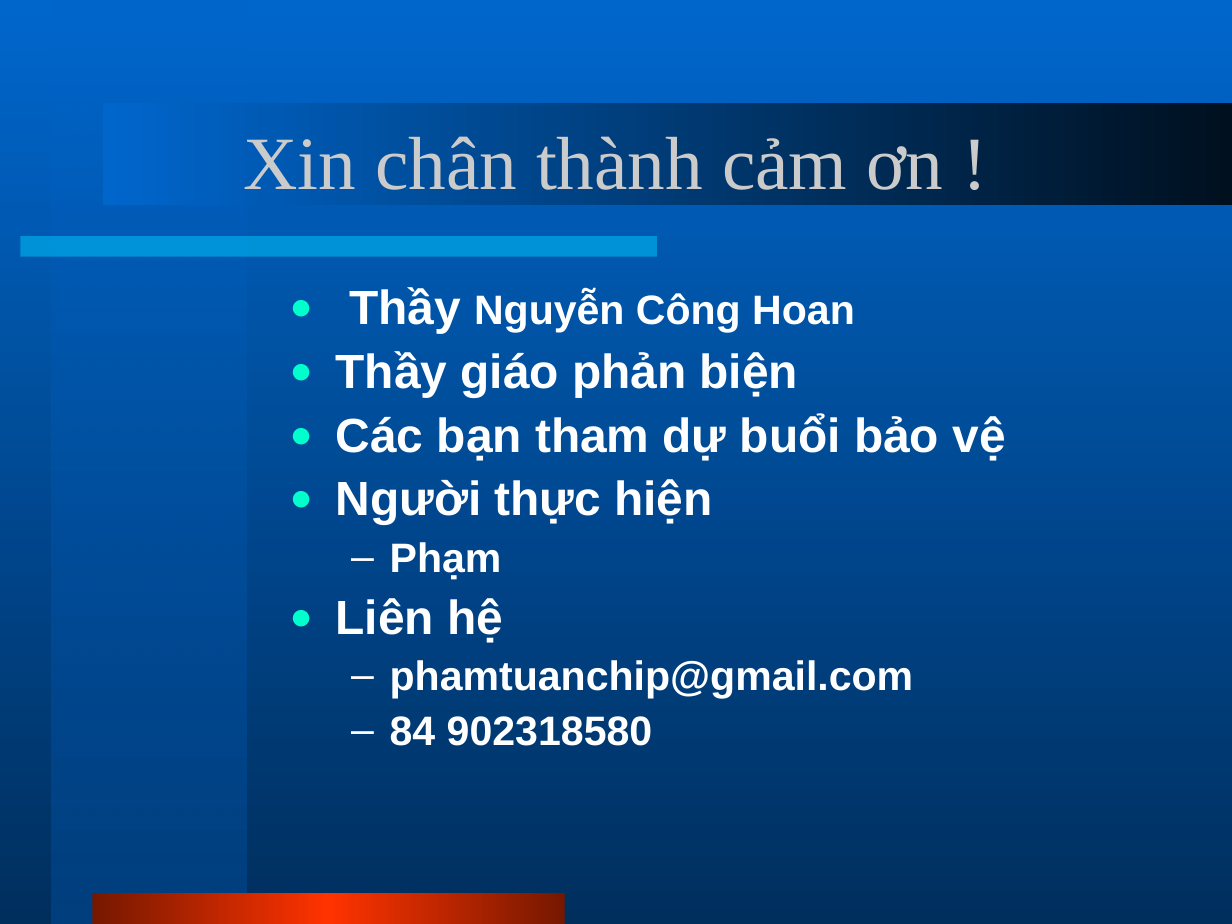
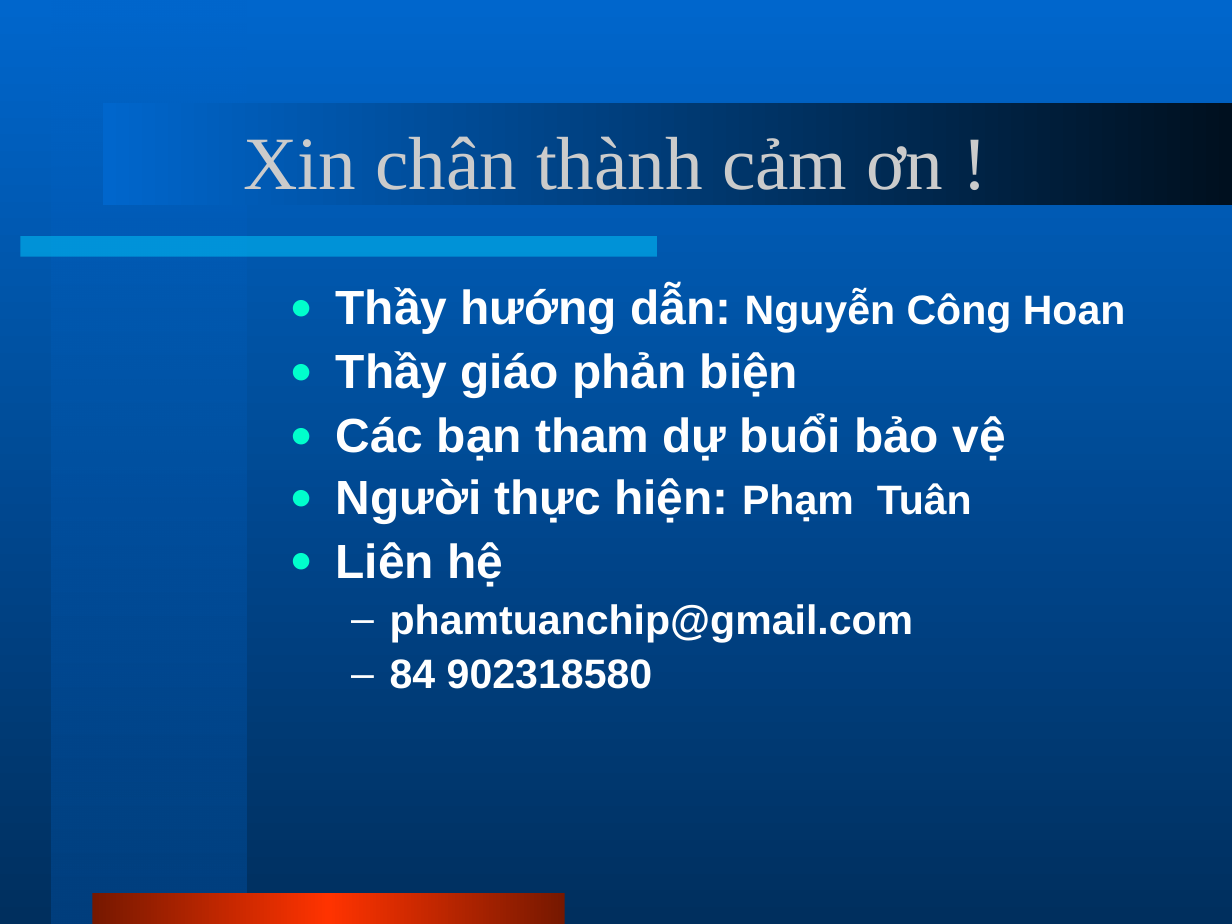
Before and after one commit to phamtuanchip/PHS, a slide deck: slide 11 of Documents/slides.ppt. Drawn at 1232x924 pixels with LibreOffice and Linux fonts; fonts in the diff are those of the drawing. Boxes give left, top, right and bottom in pixels: in the first picture for what was removed or moved away, otherwise in the second. Text is boxed around its words. In the diff, an @@ line names an element or a change of style, - is before the commit and + after.

```diff
--- a/Documents/slides.ppt
+++ b/Documents/slides.ppt
@@ text at [336, 286, 1126, 333]: text changed @@
-● Thầy Nguyễn Công Hoan
+● Thầy hướng dẫn: Nguyễn Công Hoan
@@ text at [336, 478, 972, 523]: text changed @@
-● Người thực hiện
-  – Phạm
+● Người thực hiện: Phạm Tuân
```
Also in this commit, not shown: 6 other slides changed, 1 slide added, 1 slide removed.
